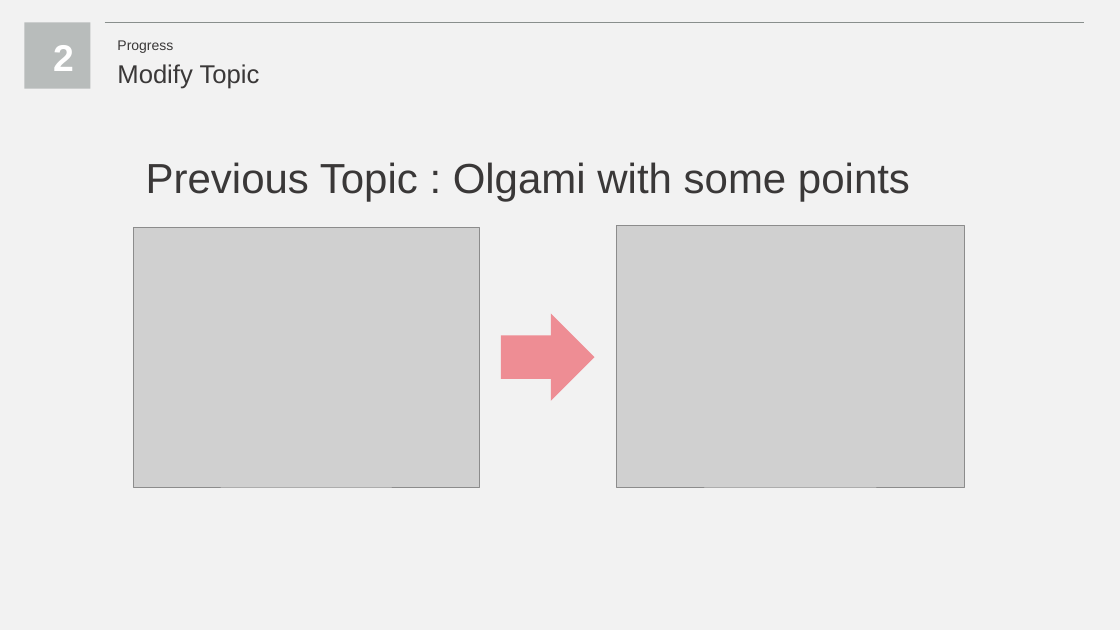
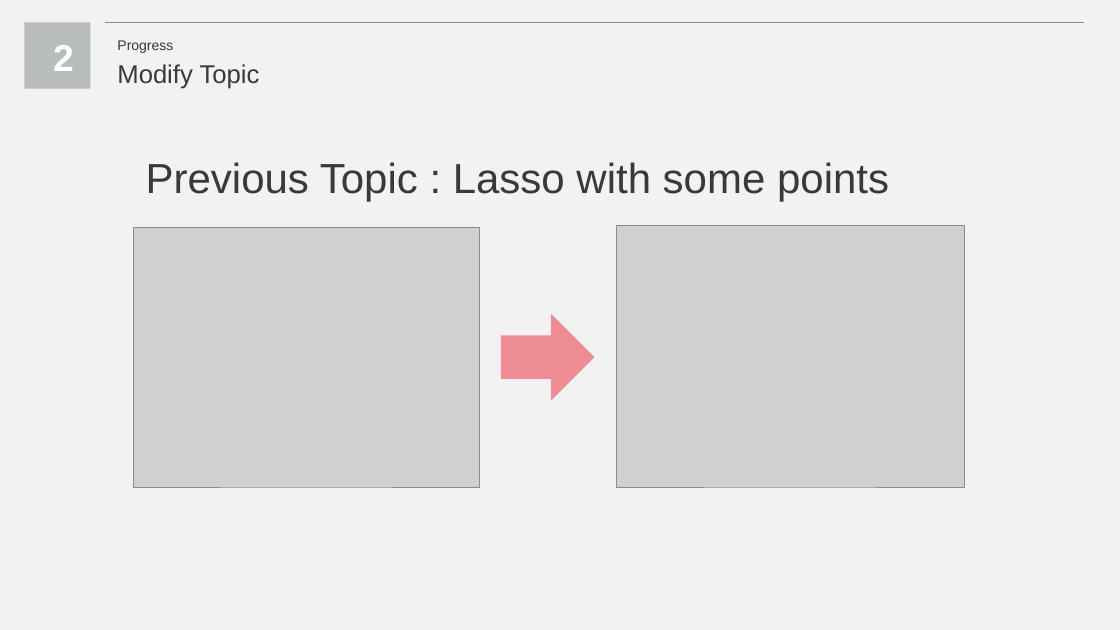
Before and after one commit to smoothie316/Docs, a slide deck: slide 7 of Weekly Presentation/Capstone Design 4th Presentation.pptx. Drawn at 1120x630 pixels with LibreOffice and Linux fonts; fonts in the diff are those of the drawing; grey boxes stand for pictures. Boxes give left, top, right and bottom in pixels: in the first picture for what was removed or moved away, otherwise in the second. Text is boxed around its words. In the diff, an @@ line names an element or a change of style, - is before the commit and + after.

```diff
--- a/Weekly Presentation/Capstone Design 4th Presentation.pptx
+++ b/Weekly Presentation/Capstone Design 4th Presentation.pptx
@@ text at (x1=146, y1=162, x2=889, y2=201): text changed @@
-Previous Topic : Olgami with some points
+Previous Topic : Lasso with some points
```
Also in this commit, not shown: 26 other slides changed, 1 slide added.
